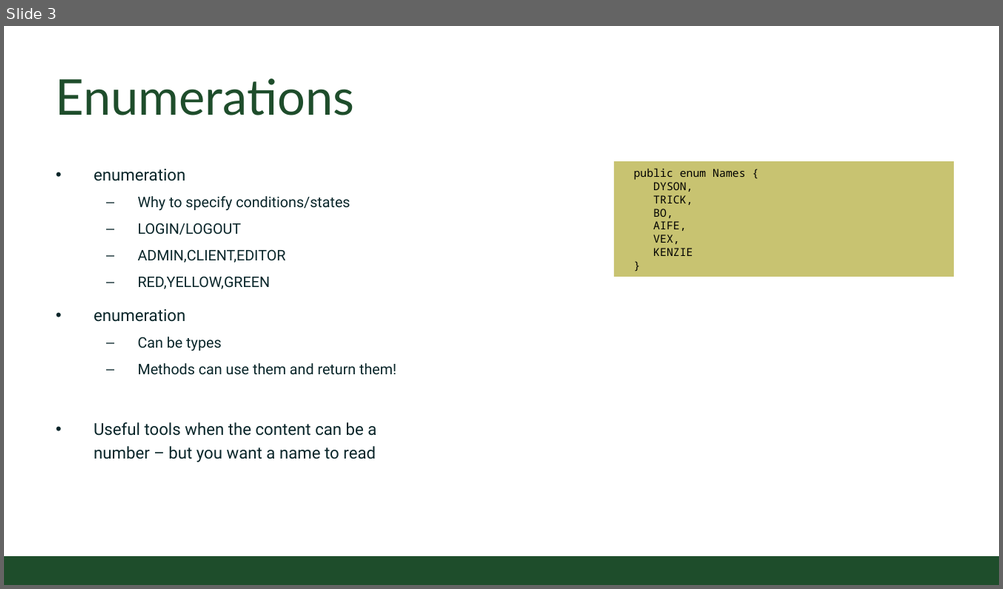
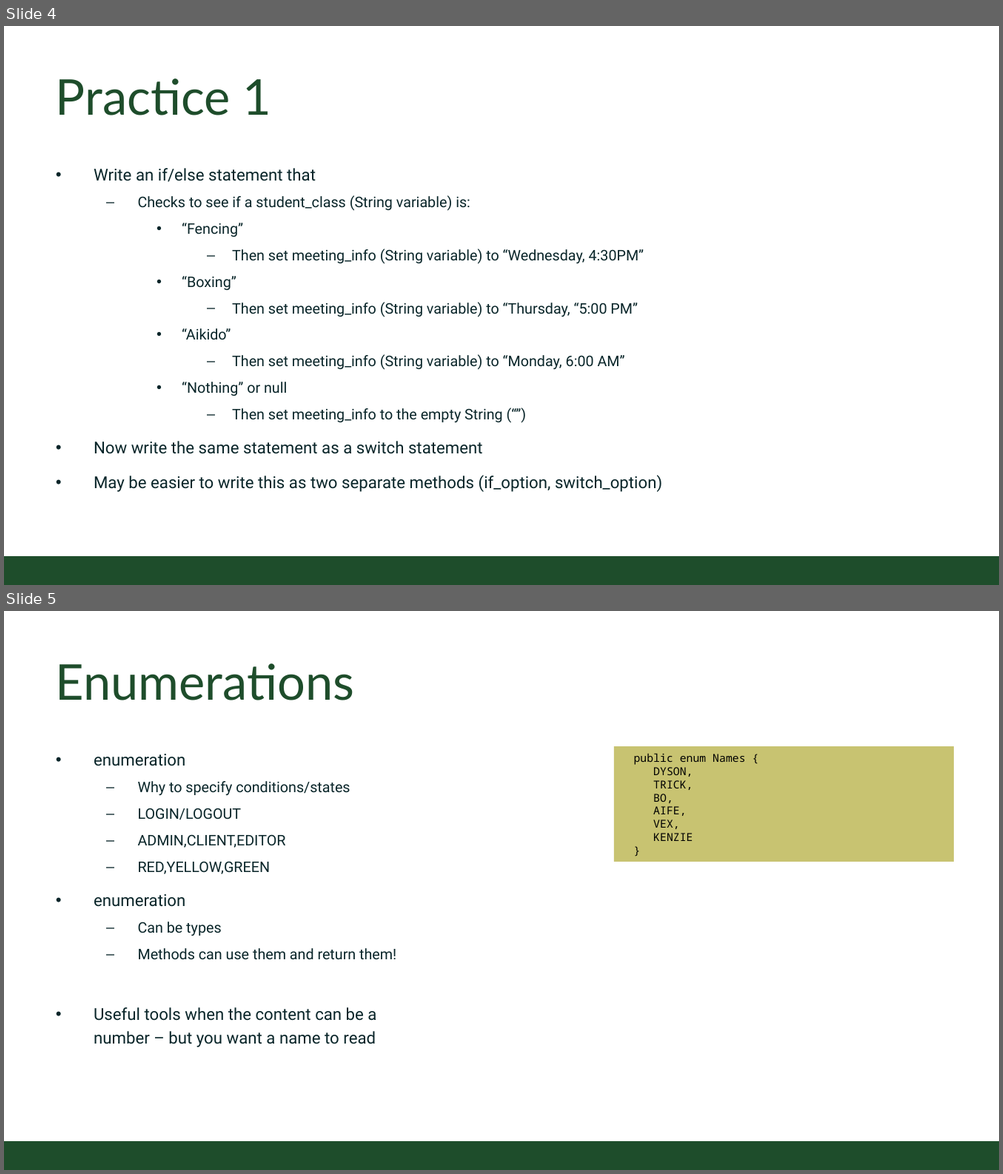
Before and after one commit to CSU-CompSci-CS163-4/Handouts, a slide deck: slides/On-Campus/10_01_MoreBranching.pptx. Shown one above the other, each under a label of ours: slide 3 before the commit, slides 4 and 5 after it. The pictures are 1003x589 and 1003x1174 pixels, drawn with LibreOffice and Linux fonts; fonts in the diff are those of the drawing; background and template pictures are left out. Boxes give left, top, right and bottom in pixels: in the first picture for what was removed or moved away, otherwise in the second. Text is boxed around its words. In the diff, an @@ line names an element or a change of style, - is before the commit and + after.

```diff
--- a/slides/On-Campus/10_01_MoreBranching.pptx
+++ b/slides/On-Campus/10_01_MoreBranching.pptx
@@ slide 4 added at bbox=[4, 26, 999, 585], background #FFFFFF; not listed: 1 template element that a slide beside it also shows @@
@@ title added at bbox=[56, 79, 272, 116], 54 pt, text #1E4D2B @@
+Practice 1
@@ text added at bbox=[94, 168, 662, 492], 16 pt, text #092529 @@
+• Write an if/else statement that
+  – Checks to see if a student_class (String variable) is:
+    • “Fencing”
+      – Then set meeting_info (String variable) to “Wednesday, 4:30PM”
+    • “Boxing”
+      – Then set meeting_info (String variable) to “Thursday, “5:00 PM”
+    • “Aikido”
+      – Then set meeting_info (String variable) to “Monday, 6:00 AM”
+    • “Nothing” or null
+      – Then set meeting_info to the empty String (“”)
+• Now write the same statement as a switch statement
+• May be easier to write this as two separate methods (if_option, switch_option)
@@ what was slide 3 is now slide 5 @@
```
Also in this commit, not shown: 2 other slides added.
